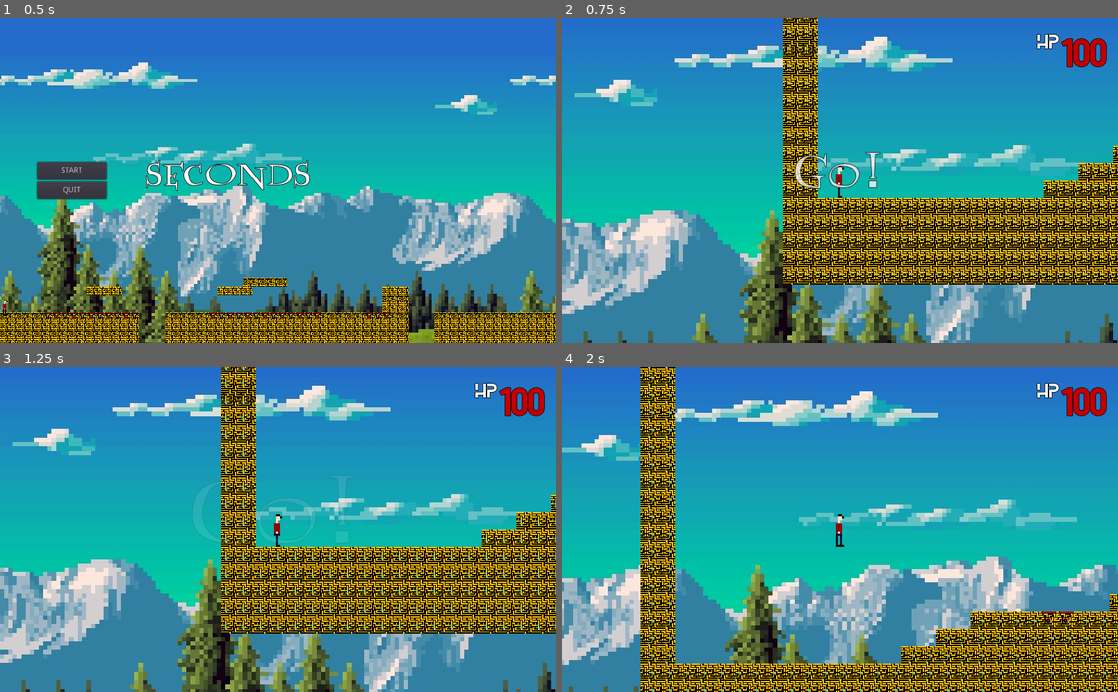
Above: before the commit, frames 1-4 (two rows, left to right).
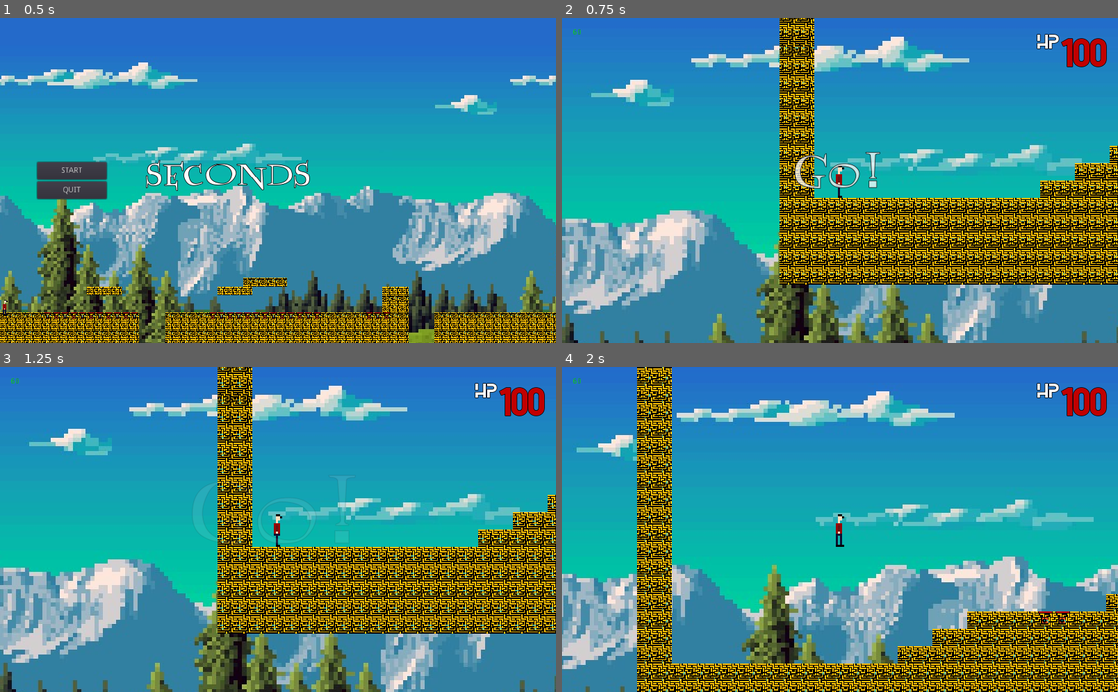
Above: after the commit, the same moments.

Repository: juso40/seconds
Game: Godot game, scene res://scenes/menumap/MainMenu.tscn
The game is run twice, just before and just after one commit, with the same random seed, the same clock (stepped at 60 frames per second) and the same inputs.
Inputs:
- Up to frame 1 (0.5 s): no input
- Up to frame 2 (0.75 s): click "START" at 0.5 s
- Up to frame 3 (1.25 s): no input
- Up to frame 4 (2 s): hold Right (ui_right) from 1.28 s (still down); tap Up (ui_up) at 1.52 s

Frame 1 is identical in both runs. In frame 2, 28% of the frame differs, in the area x 0-100%, y 0-100%; in frame 3, 28%; in frame 4, 28%.

Commit message:
added FPS counter and hp system

Diff:
--- a/seconds/scenes/hud/HUD.gd
+++ b/seconds/scenes/hud/HUD.gd
@@ -1,8 +1,6 @@
 extends CanvasLayer
 
-# Declare member variables here. Examples:
-# var a = 2
-# var b = "text"
+export var b_show_fps = true
 
 func show_message(text):
 	$Message.text = text
@@ -22,5 +20,6 @@
 	pass # Replace with function body.
 
 # Called every frame. 'delta' is the elapsed time since the previous frame.
-#func _process(delta):
-#	pass
+func _process(delta):
+	if b_show_fps and delta != 0:
+		$HUD_Box/HBoxContainer/FPS.text = str(int(round(1/delta)))
--- a/seconds/scenes/hud/HUD.tscn
+++ b/seconds/scenes/hud/HUD.tscn
@@ -83,7 +83,15 @@
 margin_bottom = 98.0
 alignment = 2
 
-[node name="Label" type="Label" parent="HUD_Box/HBoxContainer"]
+[node name="FPS" type="Label" parent="HUD_Box/HBoxContainer"]
+margin_right = 851.0
+margin_bottom = 78.0
+size_flags_horizontal = 3
+size_flags_vertical = 5
+custom_colors/font_color = Color( 0.0470588, 0.894118, 0.0627451, 1 )
+text = "FPS"
+
+[node name="HP_Text" type="Label" parent="HUD_Box/HBoxContainer"]
 margin_left = 855.0
 margin_right = 895.0
 margin_bottom = 78.0
--- a/seconds/scenes/levels/TestMap.gd
+++ b/seconds/scenes/levels/TestMap.gd
@@ -6,14 +6,18 @@
 
 # Called when the node enters the scene tree for the first time.
 func _ready():
-	$HUD.show()
-	$HUD.show_message("Go!")
+	$Player/HUD.show()
+	$Player/HUD.show_message("Go!")
 
 func _process(delta):
-	if $Player.position.y >= 200:
-		$HUD.show_message("You Died!")
+	pass
+
+
+func _on_DeathZone_body_entered(body):
+	if body == $Player:
+		$Player/HUD.show_message("You Died!")
 		var t = Timer.new()
-		t.set_wait_time(0.75)
+		t.set_wait_time(1.25)
 		t.set_one_shot(true)
 		self.add_child(t)
 		t.start()
--- a/seconds/scenes/levels/TestMap.tscn
+++ b/seconds/scenes/levels/TestMap.tscn
@@ -1,11 +1,12 @@
-[gd_scene load_steps=11 format=2]
+[gd_scene load_steps=13 format=2]
 
 [ext_resource path="res://scenes/levels/TestMap.gd" type="Script" id=1]
 [ext_resource path="res://art/ground/ground_tile_damage_animated.tres" type="Texture" id=2]
 [ext_resource path="res://art/ground/ground_tile_animated.tres" type="Texture" id=3]
 [ext_resource path="res://scenes/player/Player.tscn" type="PackedScene" id=4]
-[ext_resource path="res://art/parallax_background/mountains.png" type="Texture" id=5]
-[ext_resource path="res://scenes/hud/HUD.tscn" type="PackedScene" id=6]
+[ext_resource path="res://scenes/hud/HUD.tscn" type="PackedScene" id=5]
+[ext_resource path="res://art/parallax_background/mountains.png" type="Texture" id=6]
+[ext_resource path="res://scenes/special_tiles/damage_tiles/DamageTile.tscn" type="PackedScene" id=7]
 
 [sub_resource type="OccluderPolygon2D" id=1]
 cull_mode = 1
@@ -52,6 +53,9 @@
 } ]
 1/z_index = 0
 
+[sub_resource type="RectangleShape2D" id=5]
+extents = Vector2( 10000, 20 )
+
 [node name="TestMap" type="Node2D"]
 script = ExtResource( 1 )
 __meta__ = {
@@ -65,10 +69,11 @@
 tile_data = PoolIntArray( -1179650, 1, 0, -1179649, 1, 0, -1114114, 1, 0, -1114113, 1, 0, -1048578, 1, 0, -1048577, 1,  …(10443 unchanged characters)…
 
 [node name="Player" parent="." instance=ExtResource( 4 )]
-position = Vector2( 20.6758, 47.8484 )
+position = Vector2( 23.387, 47.8484 )
+
+[node name="HUD" parent="Player" instance=ExtResource( 5 )]
 
 [node name="ParallaxBackground" type="ParallaxBackground" parent="."]
-editor/display_folded = true
 offset = Vector2( -500, -406 )
 transform = Transform2D( 1, 0, 0, 1, -500, -406 )
 
@@ -77,11 +82,136 @@
 motion_mirroring = Vector2( 3200, 0 )
 
 [node name="Sprite" type="Sprite" parent="ParallaxBackground/ParallaxLayer"]
-position = Vector2( 85.3848, 20.686 )
-texture = ExtResource( 5 )
+position = Vector2( 101.158, 20.686 )
+texture = ExtResource( 6 )
 centered = false
 region_enabled = true
 region_rect = Rect2( 2, 3, 3200, 406 )
 region_filter_clip = true
 
-[node name="HUD" parent="." instance=ExtResource( 6 )]
+[node name="DeathZone" type="Area2D" parent="."]
+editor/display_folded = true
+
+[node name="CollisionShape2D" type="CollisionShape2D" parent="DeathZone"]
+position = Vector2( 0, 160 )
+shape = SubResource( 5 )
+
+[node name="DamageTiles" type="Node2D" parent="."]
+
+[node name="DamageTile" parent="DamageTiles" instance=ExtResource( 7 )]
+position = Vector2( 343.964, 24.0898 )
+
+[node name="DamageTile2" parent="DamageTiles" instance=ExtResource( 7 )]
+position = Vector2( 360, 24.0898 )
+
+[node name="DamageTile3" parent="DamageTiles" instance=ExtResource( 7 )]
+position = Vector2( 440, 7.63896 )
+
+[node name="DamageTile4" parent="DamageTiles" instance=ExtResource( 7 )]
+position = Vector2( 455.883, 7.63896 )
+
+[node name="DamageTile5" parent="DamageTiles" instance=ExtResource( 7 )]
+position = Vector2( 470.872, 7.63896 )
+
+[node name="DamageTile6" parent="DamageTiles" instance=ExtResource( 7 )]
+position = Vector2( 486.611, 7.63896 )
+
+[node name="DamageTile7" parent="DamageTiles" instance=ExtResource( 7 )]
+position = Vector2( 502.649, 7.63896 )
+
+[node name="DamageTile8" parent="DamageTiles" instance=ExtResource( 7 )]
+position = Vector2( 791.837, 120.024 )
+
+[node name="DamageTile9" parent="DamageTiles" instance=ExtResource( 7 )]
+position = Vector2( 807.295, 120.024 )
+
+[node name="DamageTile10" parent="DamageTiles" instance=ExtResource( 7 )]
+position = Vector2( 919, 120.024 )
+
+[node name="DamageTile11" parent="DamageTiles" instance=ExtResource( 7 )]
+position = Vector2( 935.01, 120.024 )
+
+[node name="DamageTile12" parent="DamageTiles" instance=ExtResource( 7 )]
+position = Vector2( 1033.1, 120.024 )
+
+[node name="DamageTile14" parent="DamageTiles" instance=ExtResource( 7 )]
+position = Vector2( 1128.79, 120.024 )
+
+[node name="DamageTile17" parent="DamageTiles" instance=ExtResource( 7 )]
+position = Vector2( 1160.63, 120.024 )
+
+[node name="DamageTile18" parent="DamageTiles" instance=ExtResource( 7 )]
+position = Vector2( 1192.46, 120.024 )
+
+[node name="DamageTile21" parent="DamageTiles" instance=ExtResource( 7 )]
+position = Vector2( 1224, 104.198 )
+
+[node name="DamageTile22" parent="DamageTiles" instance=ExtResource( 7 )]
+position = Vector2( 1240, 104.198 )
+
+[node name="DamageTile23" parent="DamageTiles" instance=ExtResource( 7 )]
+position = Vector2( 1256, 104.198 )
+
+[node name="DamageTile24" parent="DamageTiles" instance=ExtResource( 7 )]
+position = Vector2( 1272, 104.198 )
+
+[node name="DamageTile25" parent="DamageTiles" instance=ExtResource( 7 )]
+position = Vector2( 1288, 104.198 )
+
+[node name="DamageTile27" parent="DamageTiles" instance=ExtResource( 7 )]
+position = Vector2( 985.387, -119.91 )
+
+[node name="DamageTile28" parent="DamageTiles" instance=ExtResource( 7 )]
+position = Vector2( 1000, -120 )
+
+[node name="DamageTile29" parent="DamageTiles" instance=ExtResource( 7 )]
+position = Vector2( 1016, -119.91 )
+
+[node name="DamageTile30" parent="DamageTiles" instance=ExtResource( 7 )]
+position = Vector2( 1480, -136 )
+
+[node name="DamageTile31" parent="DamageTiles" instance=ExtResource( 7 )]
+position = Vector2( 1496, -136 )
+
+[node name="DamageTile32" parent="DamageTiles" instance=ExtResource( 7 )]
+position = Vector2( 1512, -136 )
+
+[node name="DamageTile33" parent="DamageTiles" instance=ExtResource( 7 )]
+position = Vector2( 1528, -136 )
+
+[node name="DamageTile34" parent="DamageTiles" instance=ExtResource( 7 )]
+position = Vector2( 1544, -136 )
+
+[node name="DamageTile35" parent="DamageTiles" instance=ExtResource( 7 )]
+position = Vector2( 1560, -136 )
+
+[node name="DamageTile36" parent="DamageTiles" instance=ExtResource( 7 )]
+position = Vector2( 1576, -136 )
+
+[node name="DamageTile37" parent="DamageTiles" instance=ExtResource( 7 )]
+position = Vector2( 1592, -136 )
+
+[node name="DamageTile38" parent="DamageTiles" instance=ExtResource( 7 )]
+position = Vector2( 1608, -136 )
+
+[node name="DamageTile39" parent="DamageTiles" instance=ExtResource( 7 )]
+position = Vector2( 1624, -136 )
+
+[node name="DamageTile26" parent="DamageTiles" instance=ExtResource( 7 )]
+position = Vector2( 1303.98, 120.024 )
+
+[node name="DamageTile13" parent="DamageTiles" instance=ExtResource( 7 )]
+position = Vector2( 1048, 120.024 )
+
+[node name="DamageTile15" parent="DamageTiles" instance=ExtResource( 7 )]
+position = Vector2( 1112.96, 120.024 )
+
+[node name="DamageTile16" parent="DamageTiles" instance=ExtResource( 7 )]
+position = Vector2( 1144.8, 120.024 )
+
+[node name="DamageTile19" parent="DamageTiles" instance=ExtResource( 7 )]
+position = Vector2( 1176.64, 120.024 )
+
+[node name="DamageTile20" parent="DamageTiles" instance=ExtResource( 7 )]
+position = Vector2( 1208.11, 120.024 )
+[connection signal="body_entered" from="DeathZone" to="." method="_on_DeathZone_body_entered"]
--- a/seconds/scenes/player/Player.gd
+++ b/seconds/scenes/player/Player.gd
@@ -7,7 +7,13 @@
 const GROUND_FRICTION = 0.3
 const AIR_FRICTION = 0.05
 
+var hp = 100
+
 var velocity = Vector2()
+
+func _ready():
+	add_to_group("player")
+	hp = 100
 
 func _physics_process(delta):
 	velocity.y += GRAVITY
@@ -35,3 +41,14 @@
 			velocity.x = lerp(velocity.x, 0, AIR_FRICTION)
 
 	velocity = move_and_slide(velocity, Vector2(0, -1))
+
+func take_damage(value):
+	if $HUD:
+		hp -= value
+		$HUD.update_hp(int(round(hp)))
+		if hp <= 0:
+			play_death()
+
+func play_death():
+	if $HUD:
+		$HUD.show_message("You dies!")
--- /dev/null
+++ b/seconds/scenes/special_tiles/damage_tiles/DamageTile.gd
@@ -0,0 +1,11 @@
+extends Node2D
+
+# Called when the node enters the scene tree for the first time.
+func _ready():
+	pass # Replace with function body.
+
+# Called every frame. 'delta' is the elapsed time since the previous frame.
+func _process(delta):
+	for body in $Area2D.get_overlapping_bodies():
+		if body.is_in_group("player"):
+			body.take_damage(15 * delta)
--- /dev/null
+++ b/seconds/scenes/special_tiles/damage_tiles/DamageTile.tscn
@@ -0,0 +1,18 @@
+[gd_scene load_steps=4 format=2]
+
+[ext_resource path="res://scenes/special_tiles/damage_tiles/DamageTile.gd" type="Script" id=1]
+[ext_resource path="res://art/ground/ground_tile_damage_animated.tres" type="Texture" id=2]
+
+[sub_resource type="RectangleShape2D" id=1]
+extents = Vector2( 8, 8.5 )
+
+[node name="DamageTile" type="Node2D"]
+script = ExtResource( 1 )
+
+[node name="Sprite" type="Sprite" parent="."]
+texture = ExtResource( 2 )
+
+[node name="Area2D" type="Area2D" parent="."]
+
+[node name="CollisionShape2D" type="CollisionShape2D" parent="Area2D"]
+shape = SubResource( 1 )
